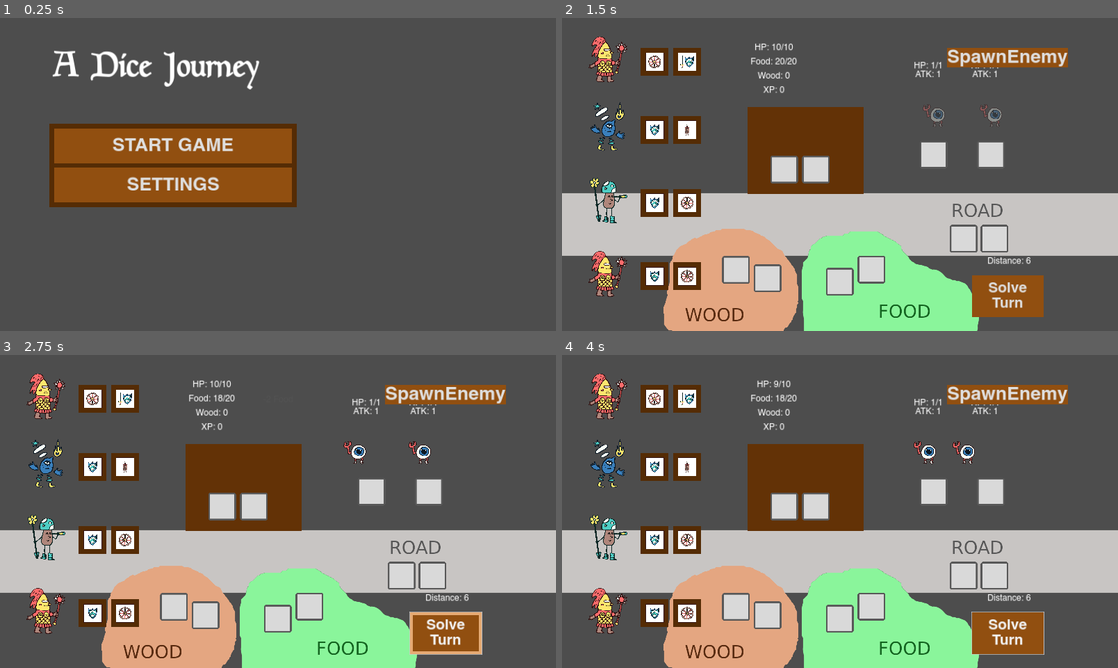
Above: before the commit, frames 1-4 (two rows, left to right).
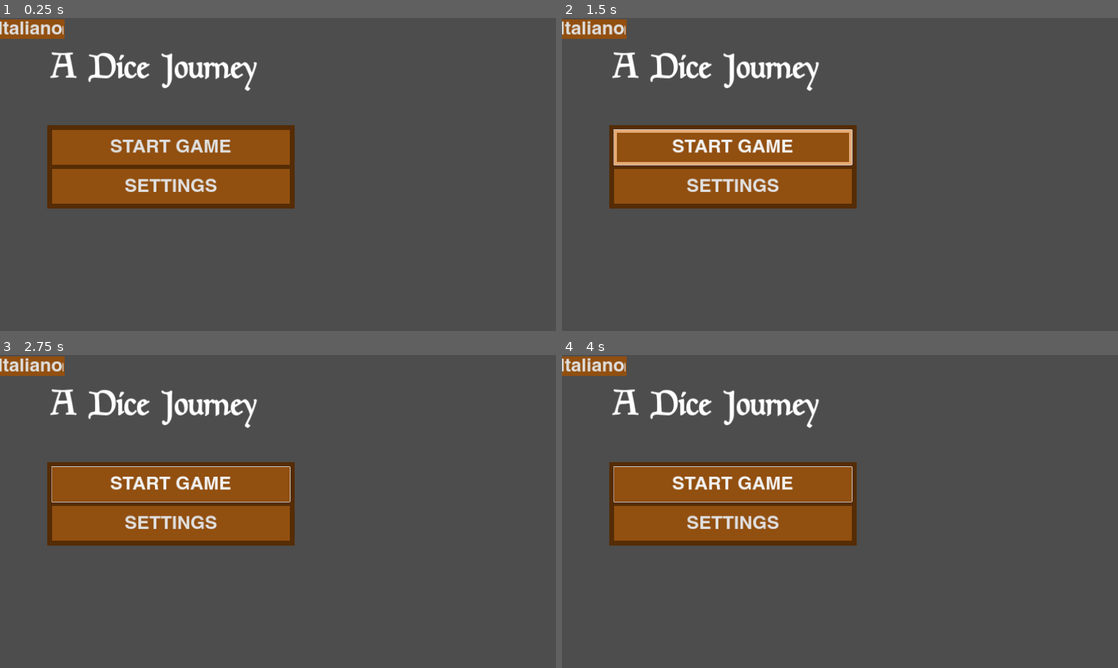
Above: after the commit, the same moments.

Repository: Sugo98/godot-77
Game: Godot game, scene res://game_logic/game_manager.tscn
The game is run twice, just before and just after one commit, with the same random seed, the same clock (stepped at 60 frames per second) and the same inputs.
Inputs (mouse positions are in pixels of both pictures, inside the frame that each line leads up to):
- Up to frame 1 (0.25 s): no input
- Up to frame 2 (1.5 s): click (595, 30) at 0.5 s, where only the run after the commit has a clickable "English"; click "START GAME" at 1.25 s
- Up to frame 3 (2.75 s): click (444, 633) at 2 s, where only the run before the commit has a clickable "Solve Turn"
- Up to frame 4 (4 s): click (734, 483) at 2.75 s, where only the run after the commit has a clickable "START GAME"; click (1006, 395) at 3.5 s, where only the run before the commit has a clickable "SpawnEnemy"

The runs differ from the first frame. In frame 1, 5.0% of the frame differs, in the area x 0-54%, y 0-61%; in frame 2, 51%; in frame 3, 51%, in the area x 0-100%, y 0-100%; in frame 4, 51%.
Error after the commit: Cannot call method 'play' on a null value. (res://game_logic/main_menu.gd:24)

Commit message:
Prepare text for localization

Diff:
--- a/game_logic/basic_level_logic.gd
+++ b/game_logic/basic_level_logic.gd
@@ -117,7 +117,7 @@
 
 func solve_hunger():
 	heroes_manager.eat(Global.food_consumption)
-	Utils.create_text_feedback("-" + str(Global.food_consumption) +" Food", heroes_manager.caravan_position)
+	Utils.create_text_feedback("-" + str(Global.food_consumption) + " " + tr("Food"), heroes_manager.caravan_position)
 	await wait_time(t)
 
 func solve_wood_slots():
@@ -127,11 +127,11 @@
 		var face : DiceFace = slot.get_child(0)
 		var x = face.data.wood + face.data.jolly + data.mod_wood
 		if x < 0 : x = 0
-		Utils.create_text_feedback("+" + str(x) +" Wood", slot.global_position)
+		Utils.create_text_feedback("+" + str(x) + " " + tr("Wood"), slot.global_position)
 		heroes_manager.increase_wood(x)
 		if face.data.carrot:
 			await wait_time(t/2)
-			Utils.create_text_feedback("+" + str(1) +" Food", slot.global_position)
+			Utils.create_text_feedback("+" + str(1) + " " + tr("Food"), slot.global_position)
 			heroes_manager.increase_food(1)
 		face.hide()
 		await wait_time(t)
@@ -143,7 +143,7 @@
 		var face : DiceFace = slot.get_child(0)
 		var x = face.data.food + face.data.jolly + data.mod_food
 		if x < 0 : x = 0
-		Utils.create_text_feedback("+" + str(x) +" Food", slot.global_position)
+		Utils.create_text_feedback("+" + str(x) + " " + tr("Food"), slot.global_position)
 		face.hide()
 		heroes_manager.increase_food(x)
 		await wait_time(t)
@@ -155,13 +155,13 @@
 		var face : DiceFace = slot.get_child(0)
 		if face.data.shield or face.data.jolly:
 			var x = face.data.shield + face.data.jolly
-			Utils.create_text_feedback("+" + str(x) +" Shield", slot.global_position)
+			Utils.create_text_feedback("+" + str(x) + " " + tr("Shield"), slot.global_position)
 			heroes_manager.increase_shield(x)
 			var y = face.data.spikes
 			if y:
 				heroes_manager.increase_spikes(y)
 				if x: await  wait_time(0.3)
-				Utils.create_text_feedback("+" + str(y) +" Spikes", slot.global_position)
+				Utils.create_text_feedback("+" + str(y) + " " + tr("Spikes"), slot.global_position)
 		if face.data.wheel:
 			face.hide()
 			heroes_manager.repair(face.data.wheel, face.data.wood_discount, slot.global_position)
@@ -201,7 +201,7 @@
 			while( obstacle and x):
 				obstacle -= 1
 				x -= 1
-			Utils.create_text_feedback("-" + str(x) +" Distance", slot.global_position)
+			Utils.create_text_feedback("-" + str(x) + " " + tr("Distance"), slot.global_position)
 			decrase_road(x)
 
 		face.hide()
@@ -210,7 +210,7 @@
 
 func decrase_road(x):
 	road -= x
-	road_label.text = "Distance: " + str(road)
+	road_label.text = tr("Distance") + ": " + str(road)
 
 func next_level():
 	await wait_time(0.5)
@@ -355,7 +355,7 @@
 	if face.data.stun:
 		enemy.set_stun(true)
 	if face.data.food:
-		Utils.create_text_feedback("+" + str(face.data.food) +" Food", face.global_position)
+		Utils.create_text_feedback("+" + str(face.data.food) + " " + tr("Food"), face.global_position)
 		heroes_manager.increase_food(face.data.food)
 	if enemy.inflict_damage(damage, "sword"): await kill_enemy(enemy)
 	await wait_time(t)
@@ -377,12 +377,12 @@
 	if x:
 		await wait_time(t)
 		heroes_manager.increase_food(-x)
-		Utils.create_text_feedback("-" + str(x) +" Food", heroes_manager.caravan_position)
+		Utils.create_text_feedback("-" + str(x) + " " + tr("Food"), heroes_manager.caravan_position)
 	x = enemy.data.steal_wood
 	if x:
 		await wait_time(t)
 		heroes_manager.increase_wood(-x)
-		Utils.create_text_feedback("-" + str(x) +" Wood", heroes_manager.caravan_position)
+		Utils.create_text_feedback("-" + str(x) + " " + tr("Wood"), heroes_manager.caravan_position)
 
 func check_end() -> bool:
 	if data.boss_level:
--- a/game_logic/hero_party_manager.gd
+++ b/game_logic/hero_party_manager.gd
@@ -101,21 +101,21 @@
 func repair(x, discount:bool, pos):
 	var c = repair_discounted_cost if discount else repair_cost
 	if wood < c:
-		Utils.create_text_feedback("Not Enough Wood", pos)
+		Utils.create_text_feedback(tr("Not Enough Wood"), pos)
 		return
 	wood -= c
 	health += x
 	update_all_labels()
-	Utils.create_text_feedback("-" + str(c) +" Wood", pos)
+	Utils.create_text_feedback("-" + str(c) + " " + tr("Wood"), pos)
 	await get_tree().create_timer(0.3).timeout
 	Utils.create_text_feedback("+" + str(x) +" HP", pos)
 
 func can_repair_bridge(cost : int, pos) -> bool:
 	if wood < cost:
-		Utils.create_text_feedback("Not Enough Wood", pos)
+		Utils.create_text_feedback(tr("Not Enough Wood"), pos)
 		return false
 	else:
-		Utils.create_text_feedback("-" + str(cost) +" Wood", pos)
+		Utils.create_text_feedback("-" + str(cost) + " " + tr("Wood"), pos)
 		wood -= cost
 		update_all_labels()
 		return true
--- a/game_logic/heros_ui.gd
+++ b/game_logic/heros_ui.gd
@@ -20,10 +20,10 @@
 	health_label.text = "HP: " + str(x) + "/" + str(max_health)
 
 func update_food(x:int):
-	food_label.text = "Food: " + str(x) + "/" + str(max_food)
+	food_label.text = tr("Food: ") + str(x) + "/" + str(max_food)
 
 func update_wood(x:int):
-	wood_label.text = "Wood: " + str(x)
+	wood_label.text = tr("Wood: ") + str(x)
 
 func update_xp(x:int):
 	xp_label.text = "XP: " + str(x)
--- a/game_logic/main_menu.gd
+++ b/game_logic/main_menu.gd
@@ -65,3 +65,12 @@
 
 func _on_debug_pressed() -> void:
 	sfx_stream_player.play()
+	$AudioStreamPlayer2.play()
+
+
+func _on_en_lan_pressed() -> void:
+	TranslationServer.set_locale("en")
+
+
+func _on_it_lan_pressed() -> void:
+	TranslationServer.set_locale("it")
--- a/game_logic/main_menu.tscn
+++ b/game_logic/main_menu.tscn
@@ -10,6 +10,10 @@
 anchors_preset = 15
 anchor_right = 1.0
 anchor_bottom = 1.0
+offset_left = -8.0
+offset_top = 5.0
+offset_right = -8.0
+offset_bottom = 5.0
 grow_horizontal = 2
 grow_vertical = 2
 script = ExtResource("1_m3nt4")
@@ -55,10 +59,11 @@
 
 [node name="SettingMenu" type="PanelContainer" parent="."]
 layout_mode = 0
-offset_left = 1128.0
-offset_top = 274.0
-offset_right = 1849.0
-offset_bottom = 890.0
+offset_left = 1152.0
+offset_top = 244.0
+offset_right = 1536.0
+offset_bottom = 643.0
+theme_override_constants/separation = 10
 
 [node name="Settings Menu" type="VBoxContainer" parent="SettingMenu"]
 layout_mode = 2
@@ -222,7 +227,28 @@
 theme_override_font_sizes/font_size = 32
 text = "Reset"
 
-[node name="Music" type="AudioStreamPlayer" parent="."]
+[node name="LanguageSection" type="HBoxContainer" parent="Settings Menu"]
+layout_mode = 2
+theme_override_constants/separation = 20
+alignment = 1
+
+[node name="Label" type="Label" parent="Settings Menu/LanguageSection"]
+layout_mode = 2
+text = "LANGUAGE
+"
+
+[node name="EN_lan" type="Button" parent="Settings Menu/LanguageSection"]
+custom_minimum_size = Vector2(100, 0)
+layout_mode = 2
+text = "English"
+
+[node name="IT_lan" type="Button" parent="Settings Menu/LanguageSection"]
+custom_minimum_size = Vector2(100, 0)
+layout_mode = 2
+text = "Italiano
+"
+
+[node name="AudioStreamPlayer" type="AudioStreamPlayer" parent="."]
 stream = ExtResource("2_sp5x1")
 bus = &"Music"
 
@@ -230,11 +256,13 @@
 stream = ExtResource("3_wk7ht")
 bus = &"SFX"
 
-[connection signal="pressed" from="GameMenu/Game Menu/StartGame" to="." method="_on_start_game_pressed"]
-[connection signal="pressed" from="GameMenu/Game Menu/Option" to="." method="open_settings"]
-[connection signal="value_changed" from="SettingMenu/Settings Menu/MarginContainer2/AudioSetting/HBoxContainer/MasterSlider" to="." method="_on_master_slider_value_changed"]
-[connection signal="value_changed" from="SettingMenu/Settings Menu/MarginContainer2/AudioSetting/HBoxContainer2/MusicSlider" to="." method="_on_music_slider_value_changed"]
-[connection signal="pressed" from="SettingMenu/Settings Menu/MarginContainer2/AudioSetting/HBoxContainer3/MarginContainer/SFX" to="." method="_on_debug_pressed"]
-[connection signal="value_changed" from="SettingMenu/Settings Menu/MarginContainer2/AudioSetting/HBoxContainer3/SFXSlider" to="." method="_on_sfx_slider_value_changed"]
-[connection signal="pressed" from="SettingMenu/Settings Menu/MarginContainer3/HBoxContainer/Close" to="." method="_on_close_pressed"]
-[connection signal="pressed" from="SettingMenu/Settings Menu/MarginContainer3/HBoxContainer/Reset" to="." method="_on_reset_pressed"]
+[connection signal="pressed" from="Game Menu/StartGame" to="." method="_on_start_game_pressed"]
+[connection signal="pressed" from="Game Menu/Option" to="." method="open_settings"]
+[connection signal="value_changed" from="Settings Menu/AudioSetting/HBoxContainer/MasterSlider" to="." method="_on_master_slider_value_changed"]
+[connection signal="value_changed" from="Settings Menu/AudioSetting/HBoxContainer2/MusicSlider" to="." method="_on_music_slider_value_changed"]
+[connection signal="pressed" from="Settings Menu/AudioSetting/HBoxContainer3/SFX" to="." method="_on_debug_pressed"]
+[connection signal="value_changed" from="Settings Menu/AudioSetting/HBoxContainer3/SFXSlider" to="." method="_on_sfx_slider_value_changed"]
+[connection signal="pressed" from="Settings Menu/HBoxContainer/Close" to="." method="_on_close_pressed"]
+[connection signal="pressed" from="Settings Menu/HBoxContainer/Reset" to="." method="_on_reset_pressed"]
+[connection signal="pressed" from="Settings Menu/LanguageSection/EN_lan" to="." method="_on_en_lan_pressed"]
+[connection signal="pressed" from="Settings Menu/LanguageSection/IT_lan" to="." method="_on_it_lan_pressed"]
--- a/merchant/merchant.gd
+++ b/merchant/merchant.gd
@@ -69,7 +69,7 @@
 	if not confirm_button:
 		return
 	confirm_button.disabled = balance > heroes_manager.xp
-	balance_label.text = "Balance: " + str(balance)
+	balance_label.text = tr("Balance") + ": " + str(balance)
 
 func create_night_sky():
 	for i in range(400):
--- a/resources/dice_faces/alembic2.tres
+++ b/resources/dice_faces/alembic2.tres
@@ -5,7 +5,7 @@
 
 [resource]
 script = ExtResource("1_ucm3x")
-name = "Alembic 1"
+name = "Alembic 2"
 description = ""
 texture = ExtResource("2_sql5u")
 character_class = 4
--- a/resources/dice_faces/animal_companion1.tres
+++ b/resources/dice_faces/animal_companion1.tres
@@ -5,7 +5,7 @@
 
 [resource]
 script = ExtResource("1_fasa6")
-name = "Animal Companion"
+name = "Animal Companion 1"
 description = "Deals 1 damage and recovers 1 food
 "
 texture = ExtResource("2_pwdqb")
@@ -23,3 +23,4 @@
 stun = false
 wall_ice = false
 wood_discount = false
+carrot = false
--- a/resources/dice_faces/fireball1.tres
+++ b/resources/dice_faces/fireball1.tres
@@ -5,7 +5,7 @@
 
 [resource]
 script = ExtResource("1_yi78f")
-name = "Fireball"
+name = "Fireball 1"
 description = "A powerful spell: deals 1 damage to each opponent"
 texture = ExtResource("2_iytqv")
 character_class = 2
--- a/resources/dice_faces/food1.tres
+++ b/resources/dice_faces/food1.tres
@@ -5,7 +5,7 @@
 
 [resource]
 script = ExtResource("1_46h7h")
-name = "Food1"
+name = "Food 1"
 description = "Recovers 1 food"
 texture = ExtResource("2_uewim")
 character_class = 0
--- a/resources/dice_faces/food3.tres
+++ b/resources/dice_faces/food3.tres
@@ -5,7 +5,7 @@
 
 [resource]
 script = ExtResource("1_7qujm")
-name = "Food 2"
+name = "Food 3"
 description = "Recovers 2	 food"
 texture = ExtResource("2_q8kv4")
 character_class = 0
--- a/resources/dice_faces/food_wood1.tres
+++ b/resources/dice_faces/food_wood1.tres
@@ -5,7 +5,7 @@
 
 [resource]
 script = ExtResource("1_uq78q")
-name = "Food1"
+name = "Food / Wood 1"
 description = "Recovers 1 food"
 texture = ExtResource("2_t6qyi")
 character_class = 0
--- a/resources/dice_faces/food_wood2.tres
+++ b/resources/dice_faces/food_wood2.tres
@@ -5,7 +5,7 @@
 
 [resource]
 script = ExtResource("1_hsfcj")
-name = "Food1"
+name = "Food / Wood 2"
 description = "Recovers 1 food"
 texture = ExtResource("2_boise")
 character_class = 0
--- a/resources/dice_faces/gear1.tres
+++ b/resources/dice_faces/gear1.tres
@@ -5,7 +5,7 @@
 
 [resource]
 script = ExtResource("1_md0yp")
-name = "Wheel 1"
+name = "Gears 1"
 description = "Advances of 1 on the road"
 texture = ExtResource("2_lr6qs")
 character_class = 4
--- a/resources/dice_faces/spike1.tres
+++ b/resources/dice_faces/spike1.tres
@@ -5,7 +5,7 @@
 
 [resource]
 script = ExtResource("1_2glmp")
-name = "Sword 1"
+name = "Spikes 1"
 description = "Deals 1 damage"
 texture = ExtResource("2_5q51c")
 character_class = 1
--- a/resources/dice_faces/spike2.tres
+++ b/resources/dice_faces/spike2.tres
@@ -5,7 +5,7 @@
 
 [resource]
 script = ExtResource("1_6gchk")
-name = "Sword 1"
+name = "Spikes 2"
 description = "Deals 1 damage"
 texture = ExtResource("2_bcodu")
 character_class = 1
--- a/resources/dice_faces/sword_shield1.tres
+++ b/resources/dice_faces/sword_shield1.tres
@@ -5,7 +5,7 @@
 
 [resource]
 script = ExtResource("1_akjiu")
-name = "Sword & Shield 1"
+name = "Sword / Shield 1"
 description = "Can be used as a Sword or as a Shield"
 texture = ExtResource("2_rbn4o")
 character_class = 0
@@ -22,3 +22,4 @@
 stun = false
 wall_ice = false
 wood_discount = false
+carrot = false
--- a/resources/dice_faces/sword_shield2.tres
+++ b/resources/dice_faces/sword_shield2.tres
@@ -5,7 +5,7 @@
 
 [resource]
 script = ExtResource("1_wa6rs")
-name = "Sword & Shield 1"
+name = "Sword / Shield 2"
 description = "Can be used as a Sword or as a Shield"
 texture = ExtResource("2_ar1u3")
 character_class = 0
--- a/resources/dice_faces/wall_ice.tres
+++ b/resources/dice_faces/wall_ice.tres
@@ -5,7 +5,7 @@
 
 [resource]
 script = ExtResource("1_85cya")
-name = "Wall Ice"
+name = "Ice Wall"
 description = "Freeze all spaces on Enemy zone"
 texture = ExtResource("2_n63l7")
 character_class = 2
--- a/resources/dice_faces/wood2.tres
+++ b/resources/dice_faces/wood2.tres
@@ -6,8 +6,7 @@
 [resource]
 script = ExtResource("1_hfguj")
 name = "Wood 2"
-description = "Recovers 2
- wood"
+description = "Recovers 2 woods"
 texture = ExtResource("2_yja8i")
 character_class = 0
 xp_cost = 3
--- a/resources/dice_faces/wood3.tres
+++ b/resources/dice_faces/wood3.tres
@@ -6,7 +6,7 @@
 [resource]
 script = ExtResource("1_g7mi3")
 name = "Wood 3"
-description = "Recovers 3 wood"
+description = "Recovers 3 woods"
 texture = ExtResource("2_d2dka")
 character_class = 0
 xp_cost = 6
